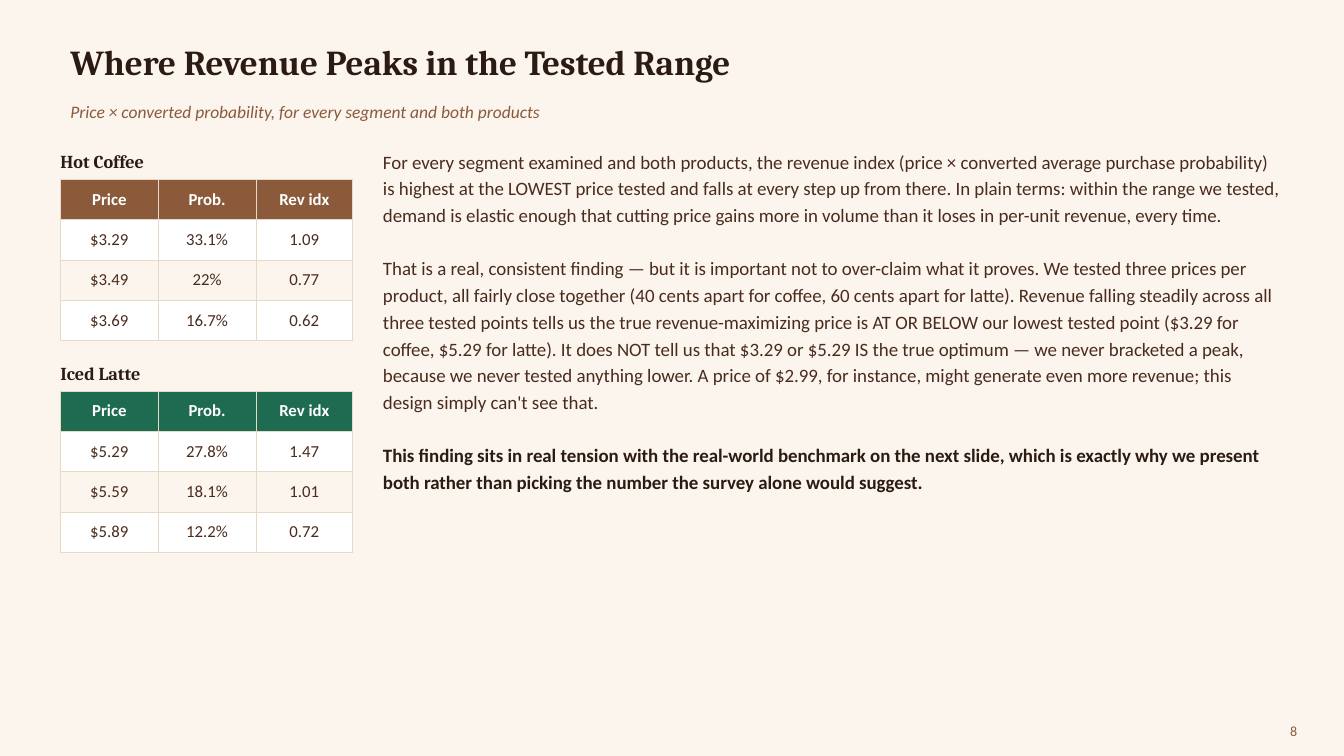
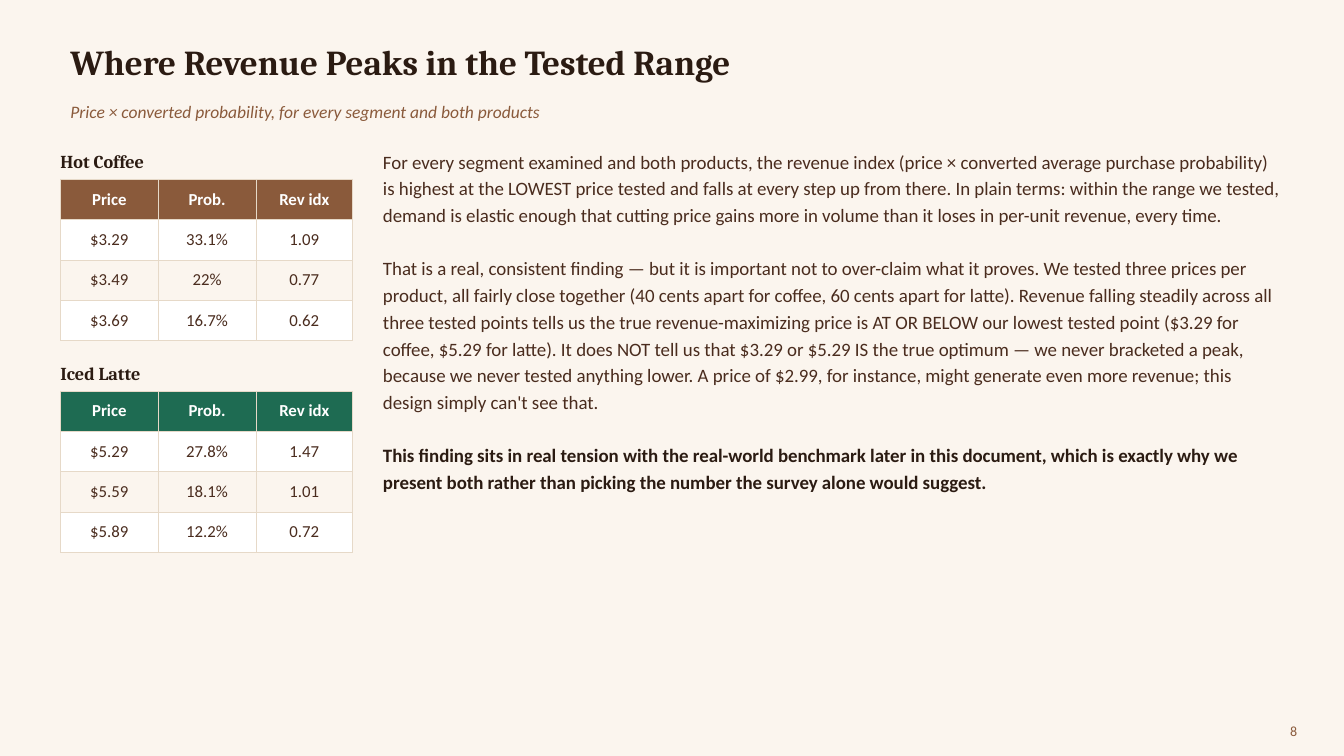
Before and after one commit to divyatejabitra/dunkin-pricing-simulation, a slide deck: slide 8 of presentation/Dunkin_Pricing_Analysis_Detailed.pptx. Drawn at 1344x756 pixels with LibreOffice and Linux fonts; fonts in the diff are those of the drawing. Boxes give left, top, right and bottom in pixels: in the first picture for what was removed or moved away, otherwise in the second. Text is boxed around its words. In the diff, an @@ line names an element or a change of style, - is before the commit and + after.

```diff
--- a/presentation/Dunkin_Pricing_Analysis_Detailed.pptx
+++ b/presentation/Dunkin_Pricing_Analysis_Detailed.pptx
@@ text at <box>383,448,1237,492</box>: text changed @@
-This finding sits in real tension with the real-world benchmark on the next slide, which is exactly why we present both rather than picking the number the survey alone would suggest.
+This finding sits in real tension with the real-world benchmark later in this document, which is exactly why we present both rather than picking the number the survey alone would suggest.
```
Also in this commit, not shown: 1 other slide changed, 2 slides added, 9 other files.
